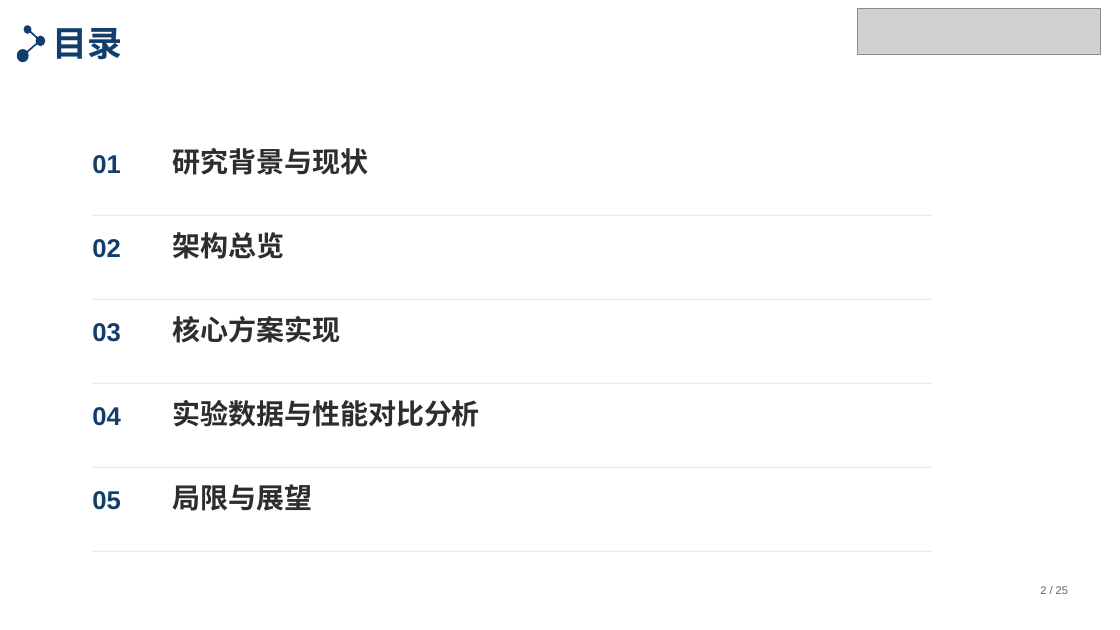
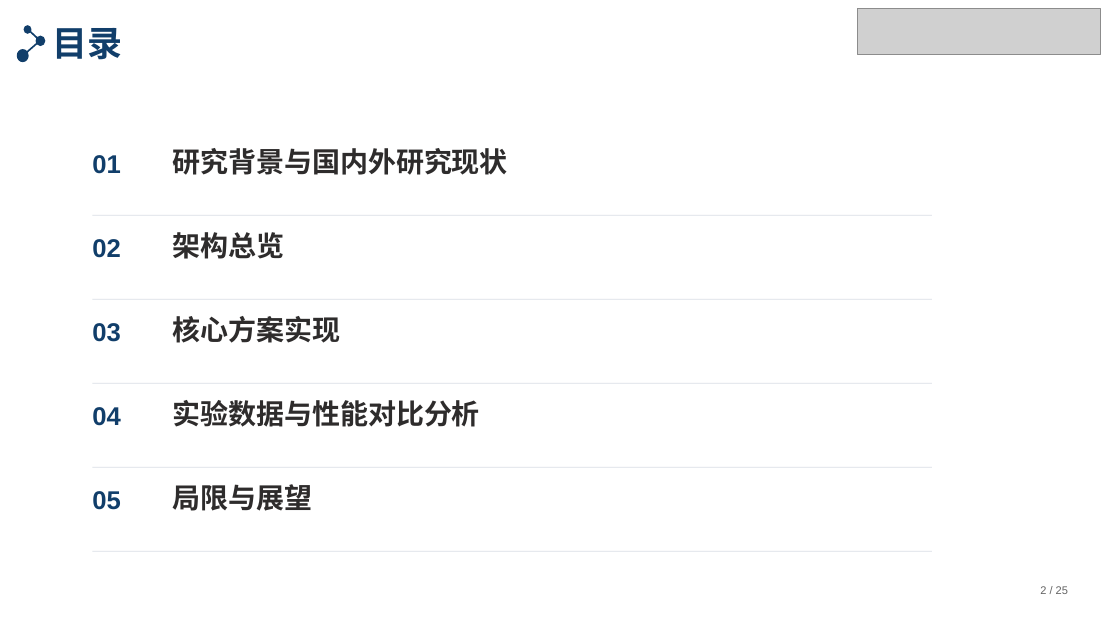
Before and after one commit to tengfei86/godel-scheduler, a slide deck: slide 2 of docs/thesis/defense/答辩PPT-北航模板版.pptx. Drawn at 1120x630 pixels with LibreOffice and Linux fonts; fonts in the diff are those of the drawing; grey boxes stand for pictures. Boxes give left, top, right and bottom in pixels: in the first picture for what was removed or moved away, otherwise in the second. Text is boxed around its words. In the diff, an @@ line names an element or a change of style, - is before the commit and + after.

Commit message:
docs(thesis): 目录 01 改为「研究背景与国内外研究现状」；目录讲稿由「六段」改为「五段」

```diff
--- a/docs/thesis/defense/答辩PPT-北航模板版.pptx
+++ b/docs/thesis/defense/答辩PPT-北航模板版.pptx
@@ text at <box>172,148,508,175</box>: text changed @@
-研究背景与现状
+研究背景与国内外研究现状
```
Also in this commit, not shown: 3 other files.
